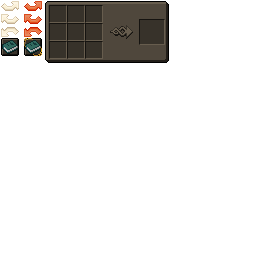
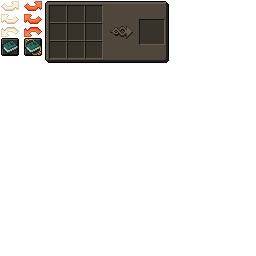
Comparing the layer stacks of the two 256px x 256px images. Changes:
renamed "buttons" to "extras", moved it above "arrow" over (24, 38, 42, 56)
painted on "outline" over (24, 38, 42, 56)
